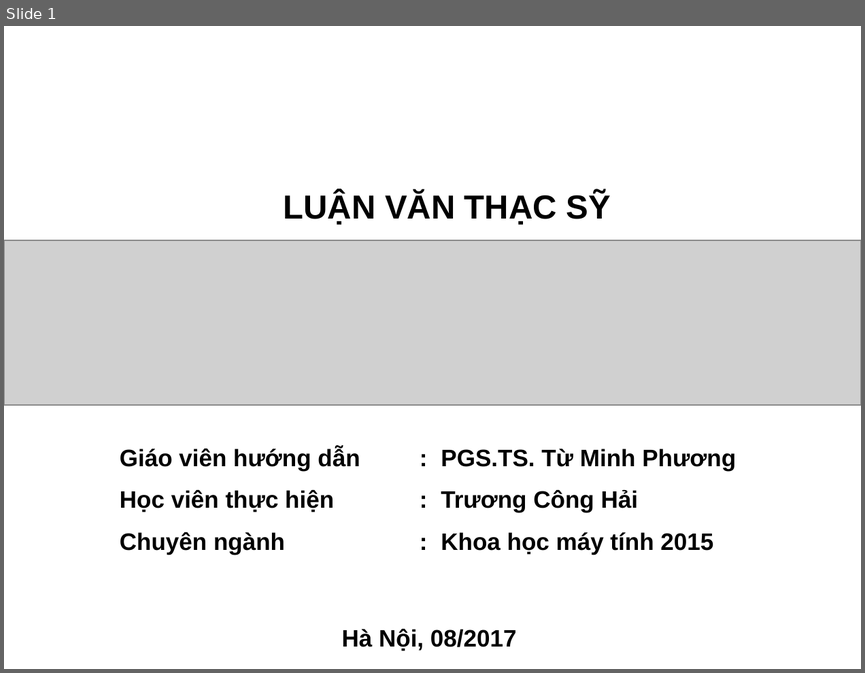
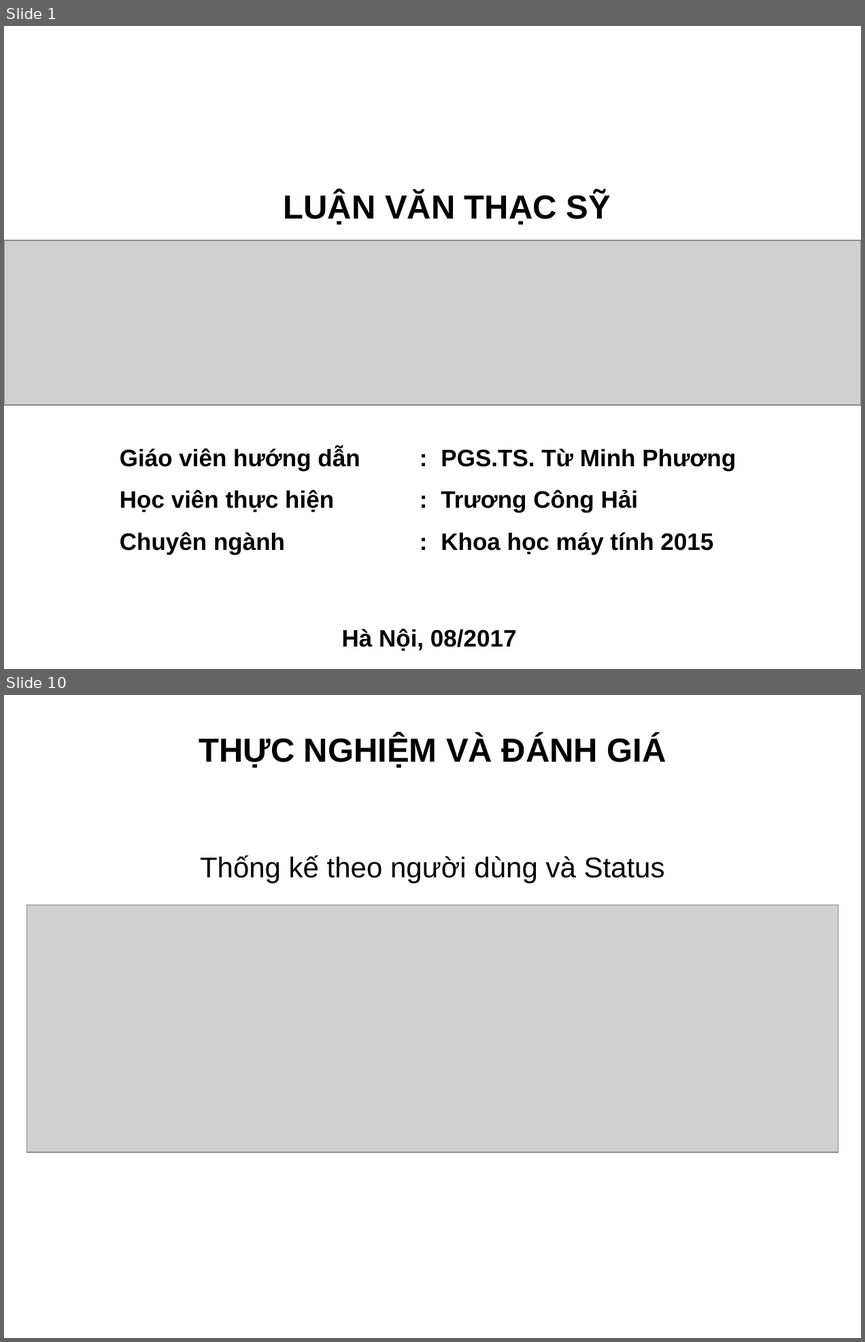
Before and after one commit to truonghaibg/thesis, a slide deck: tchai/Slide_LuanVan_TruongCongHai.ppt. Shown one above the other, each under a label of ours: slide 1 before the commit, slides 1 and 10 after it; the slides between them are not shown. The pictures are 865x673 and 865x1342 pixels, drawn with LibreOffice and Linux fonts; fonts in the diff are those of the drawing; grey boxes stand for pictures; background and template pictures are left out. Boxes give left, top, right and bottom in pixels: in the first picture for what was removed or moved away, otherwise in the second. Text is boxed around its words. In the diff, an @@ line names an element or a change of style, - is before the commit and + after.

```diff
--- a/tchai/Slide_LuanVan_TruongCongHai.ppt
+++ b/tchai/Slide_LuanVan_TruongCongHai.ppt
@@ slide 10 added at [4,695,861,1338], background picture (left out) @@
@@ title added at [198,736,666,768], 28 pt, text #000000, bold @@
+THỰC NGHIỆM VÀ ĐÁNH GIÁ
@@ text added at [200,855,665,883], 24 pt, text #000000 @@
+Thống kế theo người dùng và Status
@@ picture added at [27,905,838,1153] @@
```
Also in this commit, not shown: 15 slides changed, 6 other slides added, 5 slides removed.
